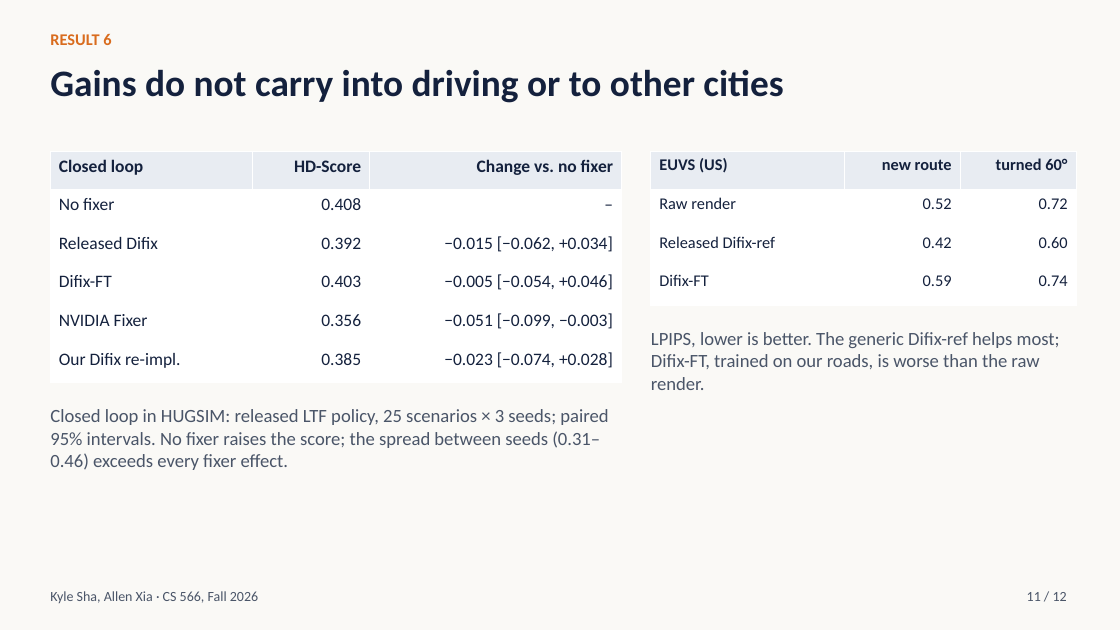
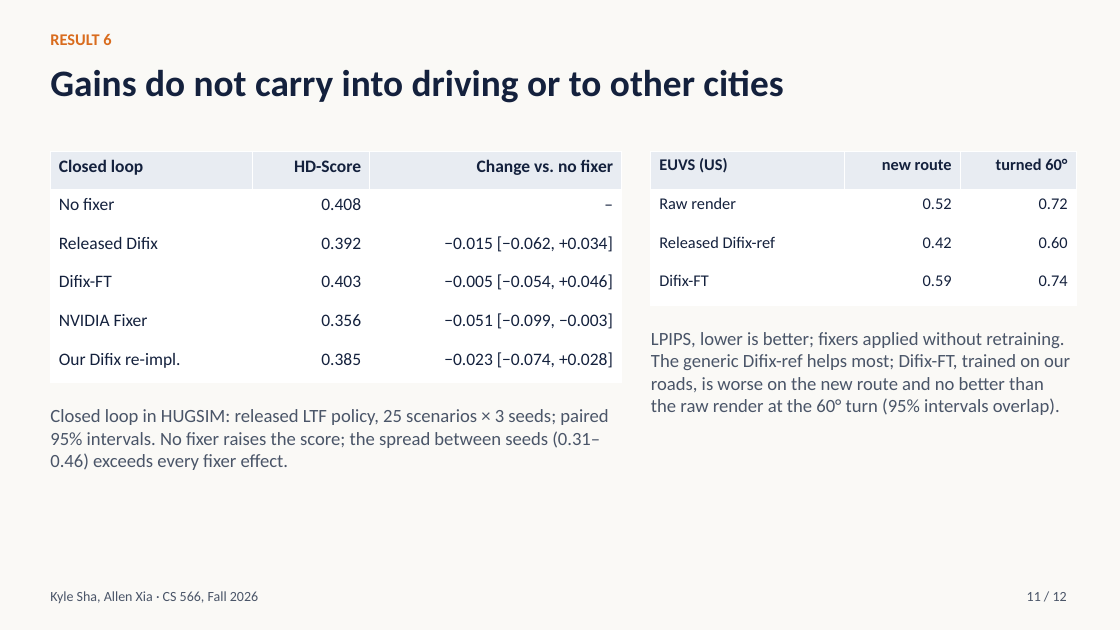
Before and after one commit to ksha23/cs566-drive-sim, a slide deck: slide 11 of docs/cs566_drive_sim_talk.pptx. Drawn at 1120x630 pixels with LibreOffice and Linux fonts; fonts in the diff are those of the drawing. Boxes give left, top, right and bottom in pixels: in the first picture for what was removed or moved away, otherwise in the second. Text is boxed around its words. In the diff, an @@ line names an element or a change of style, - is before the commit and + after.

```diff
--- a/docs/cs566_drive_sim_talk.pptx
+++ b/docs/cs566_drive_sim_talk.pptx
@@ text at (651, 332, 1070, 415): text changed @@
-LPIPS, lower is better. The generic Difix-ref helps most; Difix-FT, trained on our roads, is worse than the raw render.
+LPIPS, lower is better; fixers applied without retraining. The generic Difix-ref helps most; Difix-FT, trained on our roads, is worse on the new route and no better than the raw render at the 60° turn (95% intervals overlap).
```
Also in this commit, not shown: 1 other slide changed, 2 other files.
